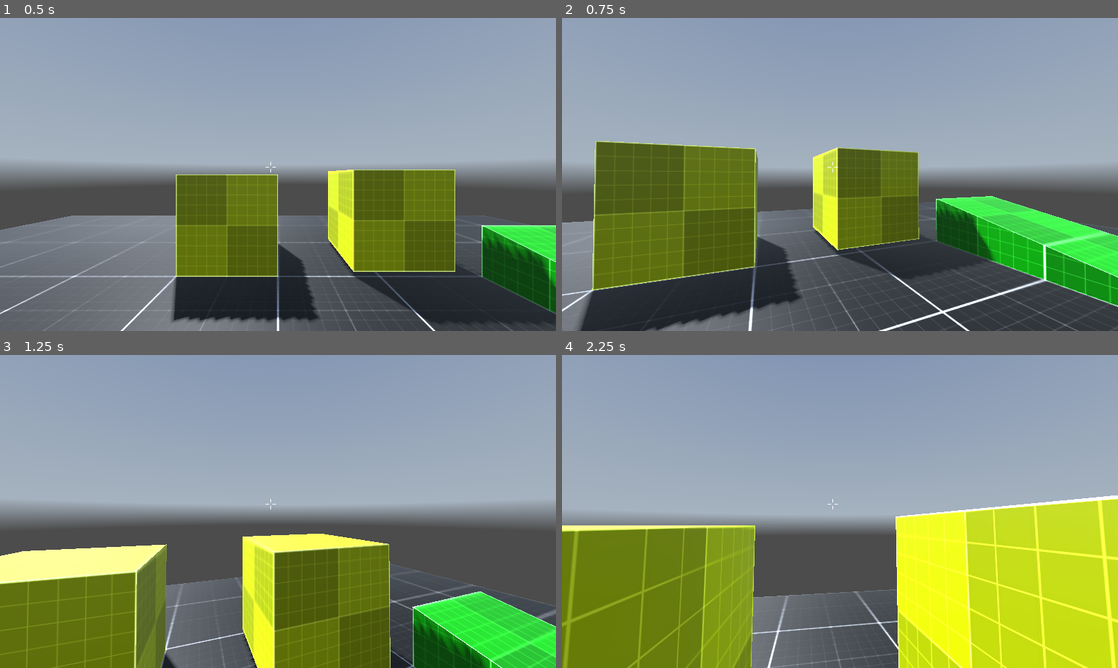
Above: before the commit, frames 1-4 (two rows, left to right).
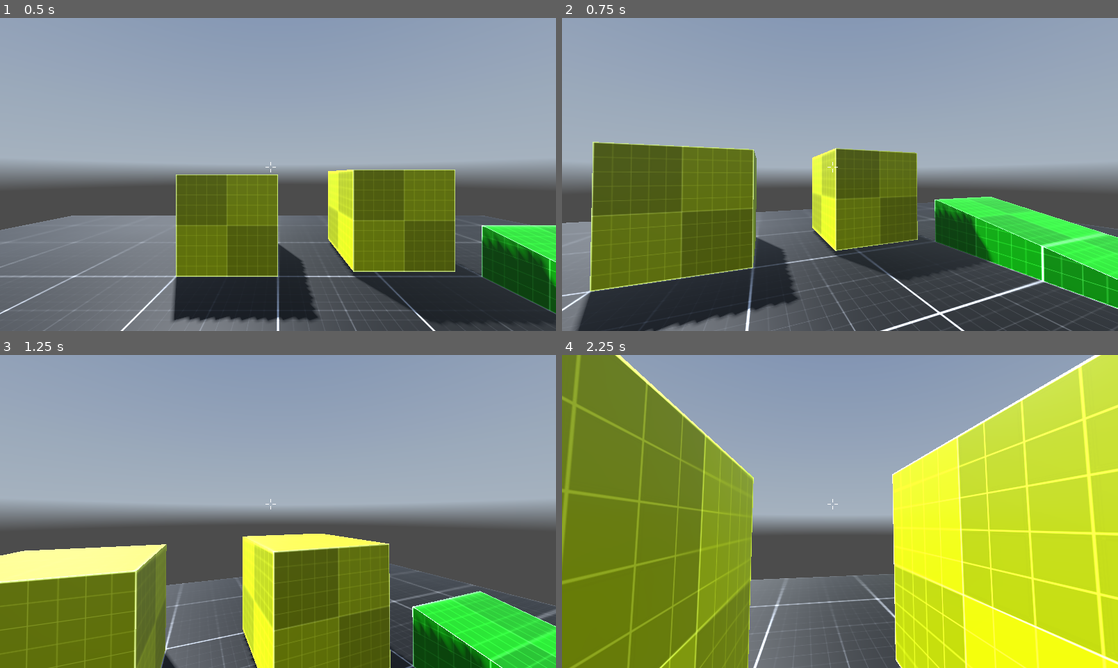
Above: after the commit, the same moments.

Repository: teubamaf/Fps_Sample
Game: Godot game, scene res://levels/level_001.tscn
Same seed, same stepped clock (60 frames per second), same inputs: the game is played once before the commit and once after it. A sky picture missing from this copy of the repository is replaced by a grey-blue gradient.
Inputs (mouse positions are in pixels of both pictures, inside the frame that each line leads up to):
- Up to frame 1 (0.5 s): no input
- Up to frame 2 (0.75 s): tap Enter at 0.5 s; move the mouse to (867, 174) at 0.52 s; hold W (move_forward) from 0.53 s (still down); hold Ctrl (crouch) from 0.53 s (still down)
- Up to frame 3 (1.25 s): keep holding W (move_forward); keep holding Ctrl (crouch); tap Space (jump) at 0.77 s
- Up to frame 4 (2.25 s): keep holding W (move_forward); move the mouse to (812, 511) at 1.27 s; release Ctrl (crouch) at 1.28 s; tap Ctrl (crouch) at 1.35 s; tap Space (jump) at 1.52 s; move the mouse to (851, 505) at 2.02 s; hold Ctrl (crouch) from 2.03 s (still down)

Frame 1 is identical in both runs. In frame 2, 5.0% of the frame differs, in the area x 0-100%, y 39-100%; in frame 3, 0.6%; in frame 4, 41%, in the area x 0-100%, y 0-100%.
Error before the commit: Parse Error: Invalid numeric notation. (res://scripts/WalkingPlayerState.gd:8)

Commit message:
fixing walk animation

Diff:
--- a/controllers/fps_controller.tscn
+++ b/controllers/fps_controller.tscn
@@ -274,11 +274,8 @@
 script = ExtResource("7_5gjmc")
 ANIMATION = NodePath("../../AnimationPlayer")
 
-[node name="WalkingPlayerState" type="Node" parent="PlayerStateMachine"]
+[node name="WalkingPlayerState" type="Node" parent="PlayerStateMachine" node_paths=PackedStringArray("ANIMATION")]
 script = ExtResource("8_pysrn")
-ANIMATION = Object(AnimationPlayer,"_import_path":NodePath(""),"unique_name_in_owner":false,"process_mode":0,"process_priority":0,"process_physics_priority":0,"process_thread_group":0,"editor_description":"","active":true,"deterministic":false,"reset_on_save":true,"root_node":NodePath(".."),"root_motion_track":NodePath(""),"audio_max_polyphony":32,"callback_mode_process":1,"callback_mode_method":0,"libraries":{
-"": SubResource("AnimationLibrary_hc2dg")
-},"autoplay":"","playback_default_blend_time":0.0,"speed_scale":1.0,"movie_quit_on_finish":false,"blend_times":[],"script":null)
-
+ANIMATION = NodePath("../../AnimationPlayer")
 
 [connection signal="animation_started" from="AnimationPlayer" to="." method="_on_animation_player_animation_started"]
--- a/scripts/WalkingPlayerState.gd
+++ b/scripts/WalkingPlayerState.gd
@@ -3,10 +3,16 @@
 extends State
 
 @export var ANIMATION : AnimationPlayer
+@export var TOP_ANIM_SPEED : float = 2.2
 
 func enter() -> void:
-	ANIMATION.play("Walking",-1.O,1.0)
+	ANIMATION.play("Walking",-1,1.0)
 
 func update(delta):
+	set_animation_speep(Global.player.velocity.length())
 	if Global.player.velocity.length() == 0.0:
 		transition.emit("IdlePlayerState")
+
+func set_animation_speep(speed):
+	var alpha = remap(speed, 0.0, Global.player.SPEED_DEFAULT, 0.0, 1.0)
+	ANIMATION.speed_scale = lerp(0.0, TOP_ANIM_SPEED, alpha)
